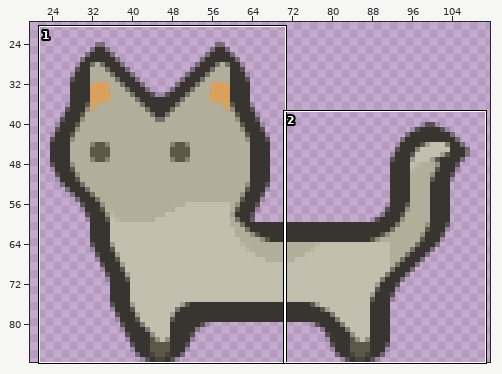
A sprite sheet gets an edit: media/cat/grey/idle_left/tile037.png. The picture above shows the old version from afar; the outline marks the close-up.
Close-up. Earlier state:
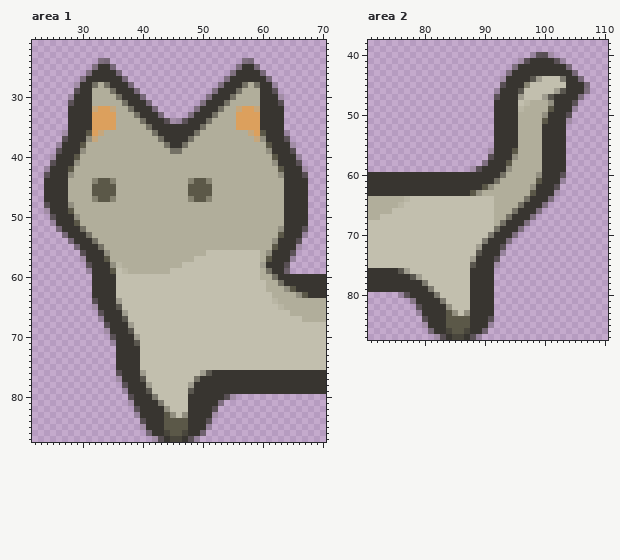
The file is 128x88 pixels. Colours within 5 levels of each other are drawn and written as one. Shown: area 1: x 22..70, y 21..87; area 2: x 71..110, y 38..87. The wide view leaves out empty margins.
Now the later version:
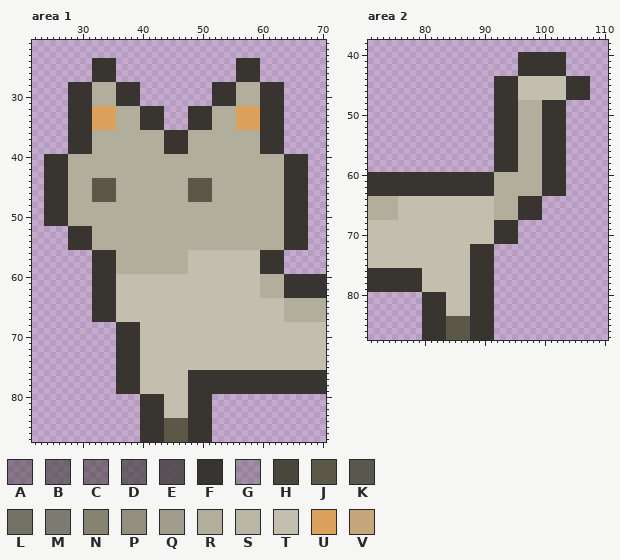
Palette (. is transparent): A #3735306f  B #3735308f  C #3834307f  D #3835309f  E #383530bf  F #383530  G #3935313f  H #49463c  J #5b5848  K #5a574f  L #747165  M #7d7a6f  N #868371  P #928f80  Q #9f9c8e  R #b1ae9b  S #b9b6a4  T #c2bfae  U #dca05d  V #c6a77c
Difference:
Area 1:
y 24: x 32..35 .CC. -> FFFF; x 56..59 .CC. -> FFFF
y 25: x 32 C -> F; x 35 C -> F; x 56 C -> F; x 59 C -> F
y 26: x 31 C -> .; x 36 C -> .; x 55 C -> .; x 60 C -> .
y 27: x 30..31 CF -> ..; x 36..37 FC -> ..; x 54..55 CF -> ..; x 60..61 FC -> ..
y 28: x 28..29 .G -> FF; x 32 L -> R; x 34..35 LF -> RR; x 38..39 C. -> FF; x 52..53 .C -> FF; x 56..57 FL -> RR; x 59 L -> R; x 62..63 G. -> FF
y 29: x 28..29 .E -> FF; x 35 L -> R; x 39 C -> F; x 52 C -> F; x 56 L -> R; x 62..63 E. -> FF
y 30: x 28 G -> F; x 36 L -> F; x 40 C -> .; x 51 C -> .; x 55 L -> F; x 63 G -> F
y 31: x 28 E -> F; x 36..37 RL -> FF; x 40..41 FC -> ..; x 50..51 CF -> ..; x 54..55 LR -> FF; x 63 E -> F
y 32: x 32 V -> U; x 35 V -> U; x 38..39 LF -> RR; x 42..43 C. -> FF; x 48..49 .C -> FF; x 52..53 FL -> RR; x 56 V -> U; x 59 V -> U
y 33: x 39 L -> R; x 43 C -> F; x 48 C -> F; x 52 L -> R
y 34: x 40 L -> F; x 44..47 EGGE -> ....; x 51 L -> F
y 35: x 40..41 RL -> FF; x 44..47 FFFF -> ....; x 50..51 LR -> FF
y 36: x 27 G -> .; x 31..33 JUV -> FRR; x 42..43 LF -> RR; x 48..49 FL -> RR; x 58..60 VUJ -> RRF; x 64 G -> .
y 37: x 27 E -> .; x 31..32 PV -> FR; x 43 L -> R; x 48 L -> R; x 59..60 VP -> RF; x 64 E -> .
y 38: x 26..27 GF -> ..; x 30..31 JR -> FF; x 44 L -> F; x 47 L -> F; x 60..61 RJ -> FF; x 64..65 FG -> ..
y 39: x 26..27 EF -> ..; x 30..31 PR -> FF; x 44..47 RLLR -> FFFF; x 60..61 RP -> FF; x 64..65 FE -> ..
y 40: x 24..25 .G -> FF; x 28..29 FJ -> RR; x 62..63 JF -> RR; x 66..67 G. -> FF
y 41: x 24..25 .E -> FF; x 28..29 FP -> RR; x 62..63 PF -> RR; x 66..67 E. -> FF
y 42: x 24 G -> F; x 28 J -> R; x 63 J -> R; x 67 G -> F
y 43: x 24 E -> F; x 28 P -> R; x 63 P -> R; x 67 E -> F
y 44: x 32 N -> J; x 35 N -> J; x 48 N -> J; x 51 N -> J
y 47: x 32 N -> J; x 35 N -> J; x 48 N -> J; x 51 N -> J
y 48: x 24 E -> F; x 28 P -> R
y 49: x 24 G -> F; x 28 J -> R
y 50: x 24..25 .E -> FF; x 28..29 FP -> RR
y 51: x 24..25 .G -> FF; x 28..29 FJ -> RR
y 52: x 26..27 CF -> ..; x 30..31 LR -> FF; x 63 P -> R; x 67 E -> F
y 53: x 27 C -> .; x 31 L -> F; x 63 J -> R; x 67 G -> F
y 54: x 28 C -> F; x 32 L -> R; x 62..63 PF -> RR; x 66..67 E. -> FF
y 55: x 28..29 .C -> FF; x 32..33 FL -> RR; x 62..63 JF -> RR; x 66..67 G. -> FF
y 56: x 30..31 EF -> ..; x 34..35 PR -> FF; x 48..50 RRR -> TTT; x 60..61 RP -> FF; x 64..65 FE -> ..
y 57: x 30..31 GF -> ..; x 34..35 JR -> FF; x 48 R -> T; x 60..61 RJ -> FF; x 64..65 FG -> ..
y 58: x 31 E -> .; x 35..36 PS -> FR; x 47 T -> R; x 60 Q -> F; x 64 E -> .
y 59: x 31 G -> .; x 35..37 JTS -> FRR; x 45..47 TTT -> RRR; x 60..61 RL -> FF; x 64 D -> .
y 60: x 62..63 LF -> RR
y 61: x 60 T -> R; x 63 L -> R
y 62: x 60 T -> R; x 64..65 PJ -> FF
y 63: x 60..61 TT -> RR; x 64..67 RRPJ -> FFFF
y 64: x 32 E -> F; x 36 Q -> T; x 62..63 SR -> TT
y 65: x 32 G -> F; x 36 K -> T; x 63 S -> T
y 66: x 32..33 .E -> FF; x 36..37 FQ -> TT; x 64 T -> R
y 67: x 32..33 .G -> FF; x 36..37 FK -> TT; x 64..66 TTT -> RRR
y 68: x 34..35 EF -> ..; x 38..39 QT -> FF
y 69: x 34..35 GF -> ..; x 38..39 KT -> FF
y 70: x 35 E -> .; x 39 Q -> F
y 71: x 35 G -> .; x 39 K -> F
y 76: x 36 E -> F; x 40 Q -> T; x 48..51 TTQK -> FFFF
y 77: x 36 G -> F; x 40 K -> T; x 48..49 TL -> FF
y 78: x 36..37 .E -> FF; x 40..41 FQ -> TT; x 48 Q -> F
y 79: x 36..37 .G -> FF; x 40..41 FK -> TT; x 48 K -> F
y 80: x 38..39 EF -> ..; x 42..43 MT -> FF; x 52..55 FFEG -> ....
y 81: x 38..39 GF -> ..; x 43 M -> F; x 52..53 FA -> ..
y 82: x 39 E -> .; x 44 P -> T; x 52 E -> .
y 83: x 39 G -> .; x 44..45 JP -> TT; x 47 P -> T; x 52 G -> .
y 84: x 40 E -> F; x 51 E -> F
y 85: x 40 G -> F; x 51 G -> F
y 86: x 40..41 .B -> FF; x 44 H -> J; x 47 H -> J; x 50..51 B. -> FF
y 87: x 40..51 ..GEFHHFEG.. -> FFFFJJJJFFFF
Area 2:
y 40: x 96..103 ..GEEG.. -> FFFFFFFF
y 41: x 96..97 GE -> FF; x 102..103 EG -> FF
y 42: x 95 C -> .; x 104 C -> .
y 43: x 94..95 CF -> ..; x 104..105 FC -> ..
y 44: x 92..93 .G -> FF; x 96..99 FFKQ -> TTTT; x 103 M -> T; x 106..107 C. -> FF
y 45: x 92..93 .E -> FF; x 96..97 FN -> TT; x 107 C -> F
y 46: x 92 G -> F; x 96 K -> T; x 102..103 QK -> TT; x 107 C -> F
y 47: x 92 E -> F; x 96 Q -> T; x 100..103 QKFF -> TTTT; x 106..107 C. -> FF
y 48: x 96..97 TS -> RR; x 100..101 RP -> FF; x 104..105 FE -> ..
y 49: x 96 S -> R; x 100..101 RJ -> FF; x 104..105 FG -> ..
y 50: x 100 P -> F; x 104 E -> .
y 51: x 100 J -> F; x 104 G -> .
y 56: x 91 G -> .; x 95 J -> F
y 57: x 91 E -> .; x 95 P -> F
y 58: x 90..91 AF -> ..; x 94..95 JR -> FF
y 59: x 88..91 GEFF -> ....; x 94..95 PR -> FF
y 60: x 92..93 FL -> RR; x 99 P -> R; x 103 E -> F
y 61: x 92 L -> R; x 99 J -> R; x 103 G -> F
y 62: x 90..91 JP -> FF; x 98..99 PF -> RR; x 102..103 E. -> FF
y 63: x 88..91 JPRR -> FFFF; x 98..99 JF -> RR; x 102..103 G. -> FF
y 64: x 76..77 RS -> TT; x 96..97 RL -> FF; x 100..101 FC -> ..
y 65: x 76 S -> T; x 96 L -> F; x 100 C -> .
y 66: x 75 T -> R; x 95 L -> R; x 99 C -> F
y 67: x 73..75 TTT -> RRR; x 94..95 LF -> RR; x 98..99 C. -> FF
y 68: x 92..93 RL -> FF; x 96..97 FC -> ..
y 69: x 92 L -> F; x 96 C -> .
y 70: x 91 M -> T; x 95 C -> F
y 71: x 90..91 MF -> TT; x 94..95 C. -> FF
y 72: x 88..89 TQ -> FF; x 92..93 FE -> ..
y 73: x 88..89 TK -> FF; x 92..93 FG -> ..
y 74: x 88 Q -> F; x 92 E -> .
y 75: x 88 K -> F; x 92 G -> .
y 76: x 76..79 KQTT -> FFFF
y 77: x 78..79 KQ -> FF
y 78: x 80 M -> T
y 79: x 80..81 FM -> TT
y 80: x 76..79 GEFF -> ....; x 82..83 MT -> FF
y 81: x 78..79 AF -> ..; x 83 M -> F
y 82: x 79 E -> .; x 84 P -> T
y 83: x 79 G -> .; x 84..85 JP -> TT; x 87 P -> T
y 84: x 80 E -> F; x 91 E -> F
y 85: x 80 G -> F; x 91 G -> F
y 86: x 80..81 .B -> FF; x 84 H -> J; x 87 H -> J; x 90..91 B. -> FF
y 87: x 80..91 ..GEFHHFEG.. -> FFFFJJJJFFFF
Where, in picture pixels (left, top, right, bottom), the same in both close-ups:
changed: (44, 58, 308, 346)
changed: (116, 370, 236, 442)
changed: (494, 52, 590, 124)
changed: (470, 148, 566, 268)
changed: (380, 196, 410, 220)
changed: (398, 268, 494, 340)
